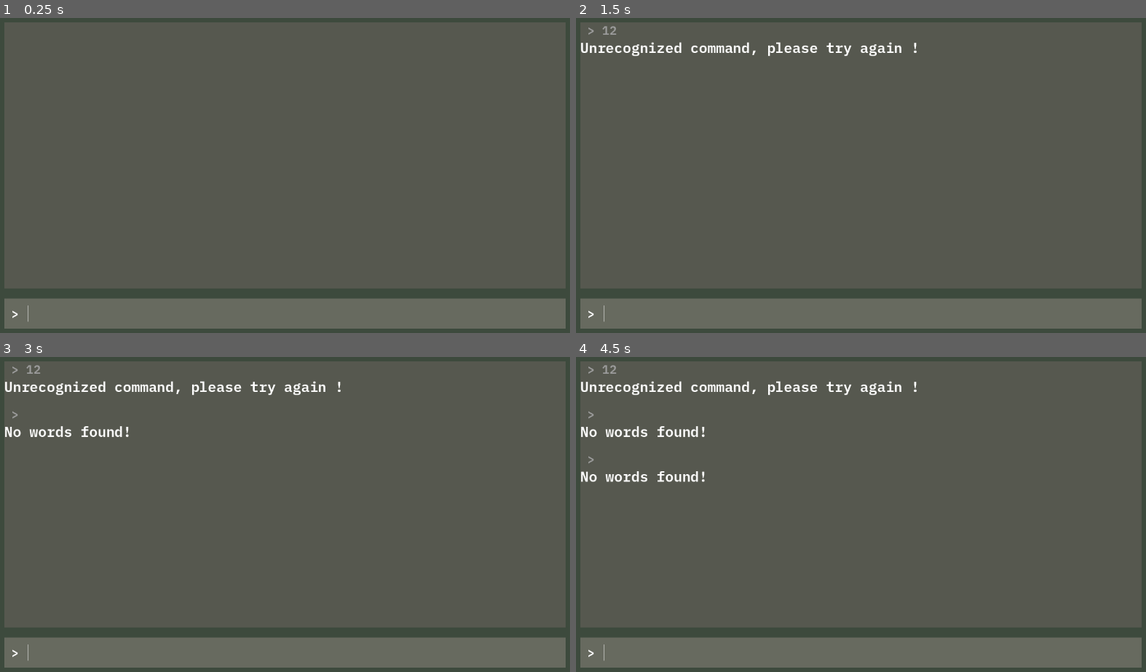
Above: before the commit, frames 1-4 (two rows, left to right).
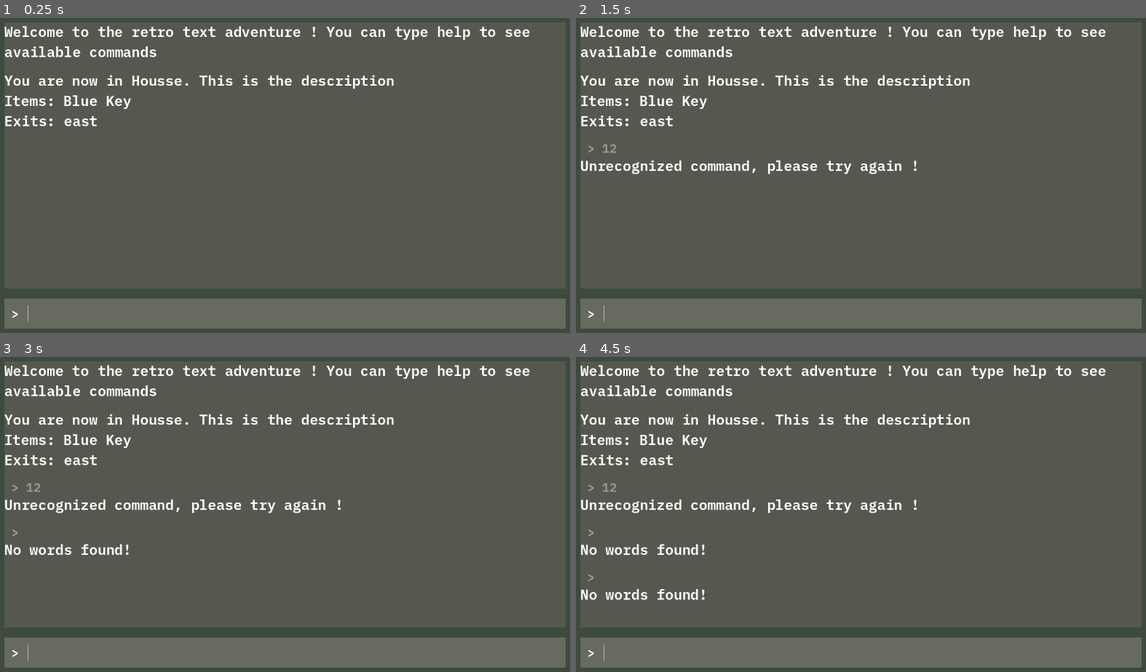
Above: after the commit, the same moments.

Repository: ginocarlo01/Kujira-Museum
Game: Godot game, scene res://scenes/game.tscn
The game is run twice, just before and just after one commit, with the same random seed, the same clock (stepped at 60 frames per second) and the same inputs.
Inputs (mouse positions are in pixels of both pictures, inside the frame that each line leads up to):
- Up to frame 1 (0.25 s): no input
- Up to frame 2 (1.5 s): click (872, 314) at 0.52 s; type "12" at 0.6 s; tap Enter at 1.25 s
- Up to frame 3 (3 s): tap Space at 2 s; tap Enter at 2.75 s
- Up to frame 4 (4.5 s): tap Space at 3.5 s; tap Enter at 4.25 s

The runs differ from the first frame. In frame 1, 2.9% of the frame differs, in the area x 0-93%, y 2-35%; in frame 2, 4.3%; in frame 3, 5.0%; in frame 4, 5.6%, in the area x 0-93%, y 2-78%.

Commit message:
Keys added

Diff:
--- /dev/null
+++ b/Items/key.tres
@@ -0,0 +1,8 @@
+[gd_resource type="Resource" script_class="Item" load_steps=2 format=3 uid="uid://ceut34p8usg2"]
+
+[ext_resource type="Script" path="res://scripts/Item.gd" id="1_kkv0g"]
+
+[resource]
+script = ExtResource("1_kkv0g")
+item_name = "Green Key"
+item_type = 0
--- a/project.godot
+++ b/project.godot
@@ -15,6 +15,10 @@
 config/features=PackedStringArray("4.3", "GL Compatibility")
 config/icon="res://icon.svg"
 
+[autoload]
+
+Types="*res://scripts/globals/Types.gd"
+
 [rendering]
 
 renderer/rendering_method="gl_compatibility"
--- /dev/null
+++ b/room.gd
@@ -0,0 +1,65 @@
+@tool
+
+extends PanelContainer
+class_name Room
+
+@export var room_name := "Room Name" : set = set_room_name
+@export_multiline var room_description := "This is the description" : set = set_room_description
+
+var exits : Dictionary = {}
+var items : Array = []
+
+func set_room_name(new_name : String):
+	$MarginContainer/Rows/RoomName.text = new_name
+	room_name = new_name
+
+func set_room_description(new_description : String):
+	$MarginContainer/Rows/RoomDescription.text = new_description
+	room_description = new_description
+
+func add_item(item: Item):
+	items.append(item)
+
+func get_full_description() -> String:
+	var descriptions = PackedStringArray([
+		get_room_description(),
+		get_items(),
+		get_exits()
+	])
+
+	var full_description = "\n".join(descriptions)
+
+	return full_description
+
+func get_room_description() -> String:
+	return "You are now in " + room_name + ". " + room_description
+
+func get_items() -> String:
+	if items.size() == 0:
+		return "No items to pickup"
+
+	var all_items = ""
+
+	for i in items:
+		all_items += i.item_name + " "
+
+	return "Items: " + all_items
+
+func get_exits() -> String:
+	return "Exits: " + " ".join(PackedStringArray(exits.keys()))
+
+func connect_exit(direction : String, room):
+	var exit = Exit.new()
+	exit.room_1 = self
+	exit.room_2 = room
+	exits[direction] = exit
+
+	match direction:
+		"west":
+			room.exits["east"] = exit
+		"east":
+			room.exits["west"] = exit
+		"south":
+			room.exits["north"] = exit
+		"north":
+			room.exits["south"] = exit
--- /dev/null
+++ b/room_manager.gd
@@ -0,0 +1,8 @@
+extends Node
+
+func _ready() -> void:
+	# HOUSE :
+	var key = Item.new()
+	key.initialize("Blue Key", Types.ItemTypes.KEY)
+	$House.connect_exit("east", $OutsideRoom)
+	$House.add_item(key)
--- a/scenes/command_processor.gd
+++ b/scenes/command_processor.gd
@@ -1,11 +1,9 @@
 extends Node
 
-signal response_generated(response_text)
+var current_room : Room = null
 
-var current_room = null
-
-func initialize(starting_room):
-	current_room = starting_room
+func initialize(starting_room) -> String:
+	return change_room(starting_room)
 
 func process_command(input : String) -> String:
 	var words = input.split(" ", false)
@@ -31,11 +29,17 @@
 	if second_word == "":
 		return "Go where?"
 
-	return "You go %s" %second_word
+	if current_room.exits.keys().has(second_word):
+		#var change_response = change_room(current_room.exits[second_word])
+		var change_response = change_room(current_room.exits[second_word].get_other_room(current_room))
+		return "\n".join(PackedStringArray(["You go %s" %second_word, change_response]))
+	else:
+		return "This is not a valid exit."
 
 func help() -> String:
 	return "You can use these commands: go [location], help"
 
-func change_room(new_room : Room):
-	response_generated.emit("You go to " + new_room.room_description)
-	response_generated.emit(new_room.room_description)
+func change_room(new_room : Room) -> String:
+	current_room = new_room
+
+	return new_room.get_full_description()
--- a/scenes/game.tscn
+++ b/scenes/game.tscn
@@ -1,9 +1,10 @@
-[gd_scene load_steps=11 format=3 uid="uid://b3ifq7sb13vbw"]
+[gd_scene load_steps=12 format=3 uid="uid://b3ifq7sb13vbw"]
 
-[ext_resource type="Script" path="res://scenes/game.gd" id="1_ox0k4"]
-[ext_resource type="Script" path="res://scenes/input.gd" id="1_qo538"]
+[ext_resource type="Script" path="res://scripts/game.gd" id="1_ox0k4"]
+[ext_resource type="Script" path="res://scripts/input.gd" id="1_qo538"]
 [ext_resource type="FontFile" uid="uid://cittna8qf0imp" path="res://fonts/IBMPlexMono-SemiBold.ttf" id="1_w3cli"]
 [ext_resource type="Script" path="res://scenes/command_processor.gd" id="2_es8au"]
+[ext_resource type="Script" path="res://room_manager.gd" id="3_5j5y6"]
 [ext_resource type="PackedScene" uid="uid://currxaw7xo502" path="res://scenes/room.tscn" id="3_66d0a"]
 
 [sub_resource type="StyleBoxFlat" id="StyleBoxFlat_jjdsp"]
@@ -34,13 +35,22 @@
 script = ExtResource("2_es8au")
 
 [node name="RoomManager" type="Node" parent="."]
+script = ExtResource("3_5j5y6")
 
 [node name="House" parent="RoomManager" instance=ExtResource("3_66d0a")]
-offset_left = 57.0
-offset_top = -526.0
-offset_right = 307.0
-offset_bottom = -326.0
-room_name = "House"
+offset_left = 59.0
+offset_top = -522.0
+offset_right = 309.0
+offset_bottom = -322.0
+room_name = "Housse"
+
+[node name="OutsideRoom" parent="RoomManager" instance=ExtResource("3_66d0a")]
+offset_left = 444.0
+offset_top = -521.0
+offset_right = 694.0
+offset_bottom = -321.0
+room_name = "outside"
+room_description = "This is the outside of the village"
 
 [node name="Background" type="PanelContainer" parent="."]
 layout_mode = 1
--- a/scenes/input_response.tscn
+++ b/scenes/input_response.tscn
@@ -1,6 +1,6 @@
 [gd_scene load_steps=4 format=3 uid="uid://bfm1vcpi68xy6"]
 
-[ext_resource type="Script" path="res://scenes/input_response.gd" id="1_5o5xw"]
+[ext_resource type="Script" path="res://scripts/input_response.gd" id="1_5o5xw"]
 [ext_resource type="PackedScene" uid="uid://c2yalhval7dis" path="res://scenes/input_history.tscn" id="2_bv02p"]
 [ext_resource type="PackedScene" uid="uid://c08gthf74m502" path="res://scenes/response.tscn" id="3_bcfgu"]
 
--- a/scenes/room.gd
+++ /dev/null
@@ -1,5 +0,0 @@
-extends PanelContainer
-class_name Room
-
-@export var room_name := "Room Name"
-@export var room_description := "This is the description"
--- a/scenes/room.tscn
+++ b/scenes/room.tscn
@@ -1,7 +1,7 @@
 [gd_scene load_steps=3 format=3 uid="uid://currxaw7xo502"]
 
 [ext_resource type="FontFile" uid="uid://cittna8qf0imp" path="res://fonts/IBMPlexMono-SemiBold.ttf" id="1_dbqja"]
-[ext_resource type="Script" path="res://scenes/room.gd" id="1_my3ek"]
+[ext_resource type="Script" path="res://room.gd" id="1_my3ek"]
 
 [node name="Room" type="PanelContainer"]
 custom_minimum_size = Vector2(250, 200)
--- /dev/null
+++ b/scripts/Exit.gd
@@ -0,0 +1,18 @@
+extends Resource;
+class_name Exit
+
+var room_1 = null
+var room_1_is_locked := false
+
+var room_2 = null
+var room_2_is_locked := false
+
+func get_other_room(current_room):
+	var other_room = null
+	if current_room == room_1:
+		other_room = room_2
+	elif current_room == room_2:
+		other_room = room_1
+	else:
+		printerr("The room you've sent is not valid!")
+	return other_room
--- /dev/null
+++ b/scripts/Item.gd
@@ -0,0 +1,9 @@
+extends Resource
+class_name Item
+
+@export var item_name := "Item Name"
+@export var item_type := Types.ItemTypes.KEY
+
+func initialize(item_name: String, item_type : Types.ItemTypes):
+	self.item_name = item_name
+	self.item_type = item_type
--- a/scenes/game.gd
+++ b/scripts/game.gd
@@ -15,9 +15,11 @@
 func _ready() -> void:
 	scrollbar.changed.connect(handle_scrollbar_changed)
 
-	command_processor.response_generated.connect(handle_response_generated)
-	command_processor.initialize(command_processor.get_child(0))
+	create_response("Welcome to the retro text adventure ! You can type help to see available commands")
 
+	#command_processor.response_generated.connect(handle_response_generated)
+	var starting_room_response =  command_processor.initialize(room_manager.get_child(0))
+	create_response(starting_room_response)
 
 func handle_scrollbar_changed():
 	scroll.scroll_vertical = scrollbar.max_value
@@ -29,10 +31,9 @@
 	var response = command_processor.process_command(new_text)
 	var input_response = InputResponse.instantiate()
 	input_response.set_text(new_text, response)
-	history_rows.add_child(input_response)
 	add_response_to_history(input_response)
 
-func handle_response_generated(response_text):
+func create_response(response_text : String):
 	var response = Response.instantiate()
 	response.text = response_text
 	add_response_to_history(response)
--- /dev/null
+++ b/scripts/globals/Types.gd
@@ -0,0 +1,5 @@
+extends Node
+
+enum ItemTypes {
+	KEY,
+}
Renamed: scenes/input.gd -> scripts/input.gd
Renamed: scenes/input_response.gd -> scripts/input_response.gd
